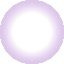
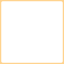
Layer changes from the first 64x64 image to the second:
added layer "grid_lines.png copy" above "grid_lines.png" over [0, 0, 64, 64]
hid "Background copy #1" over [0, 0, 64, 64]
